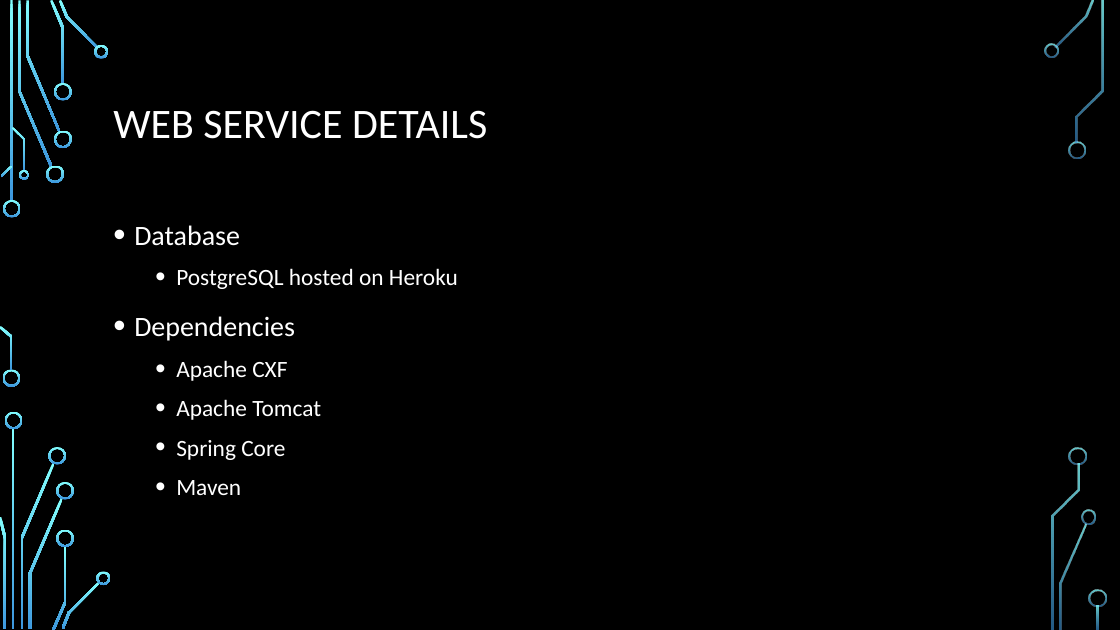
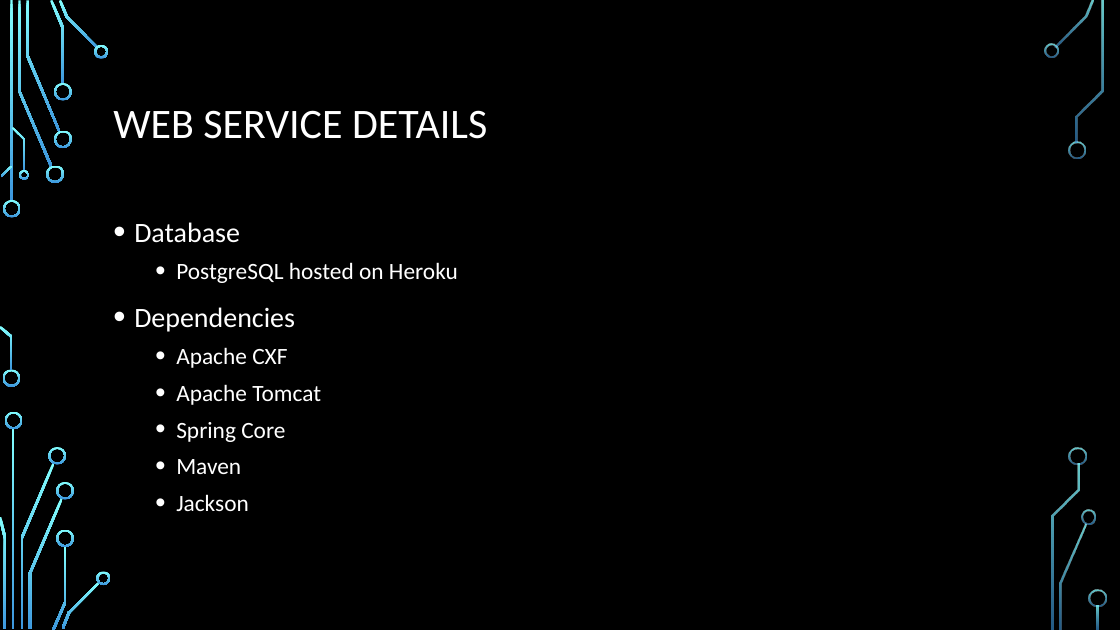
Before and after one commit to DemetriosBairaktaris/WS, a slide deck: slide 4 of doc/presentation/FinalPresentation.pptx. Drawn at 1120x630 pixels with LibreOffice and Linux fonts; fonts in the diff are those of the drawing; background and template pictures are left out. Boxes give left, top, right and bottom in pixels: in the first picture for what was removed or moved away, otherwise in the second. Text is boxed around its words. In the diff, an @@ line names an element or a change of style, - is before the commit and + after.

```diff
--- a/doc/presentation/FinalPresentation.pptx
+++ b/doc/presentation/FinalPresentation.pptx
@@ text at box(134, 222, 458, 474): line spacing 1.2 to 1.1 @@
@@ text at box(176, 494, 249, 511): paragraph added @@
+  • Jackson
```
Also in this commit, not shown: 2 other slides changed, 4 other files.
